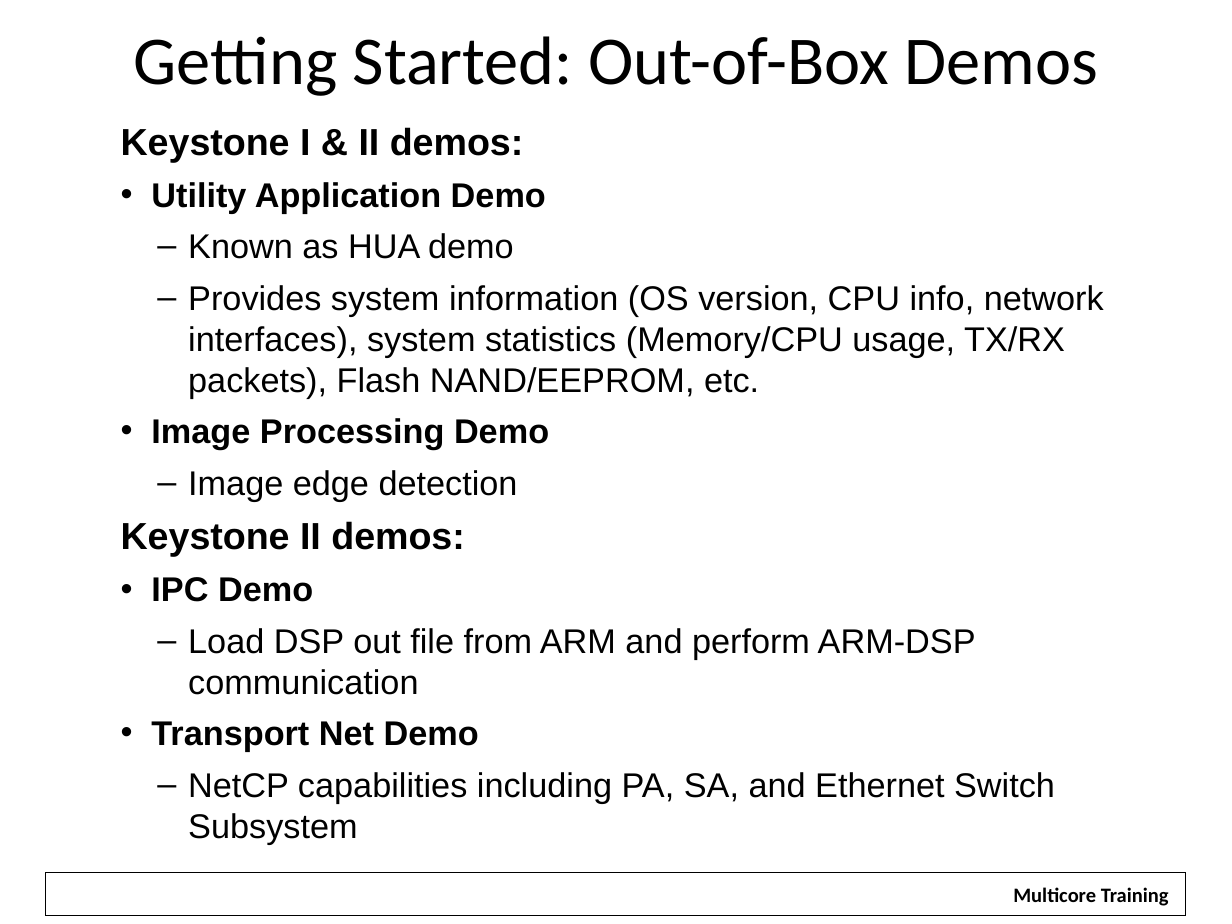
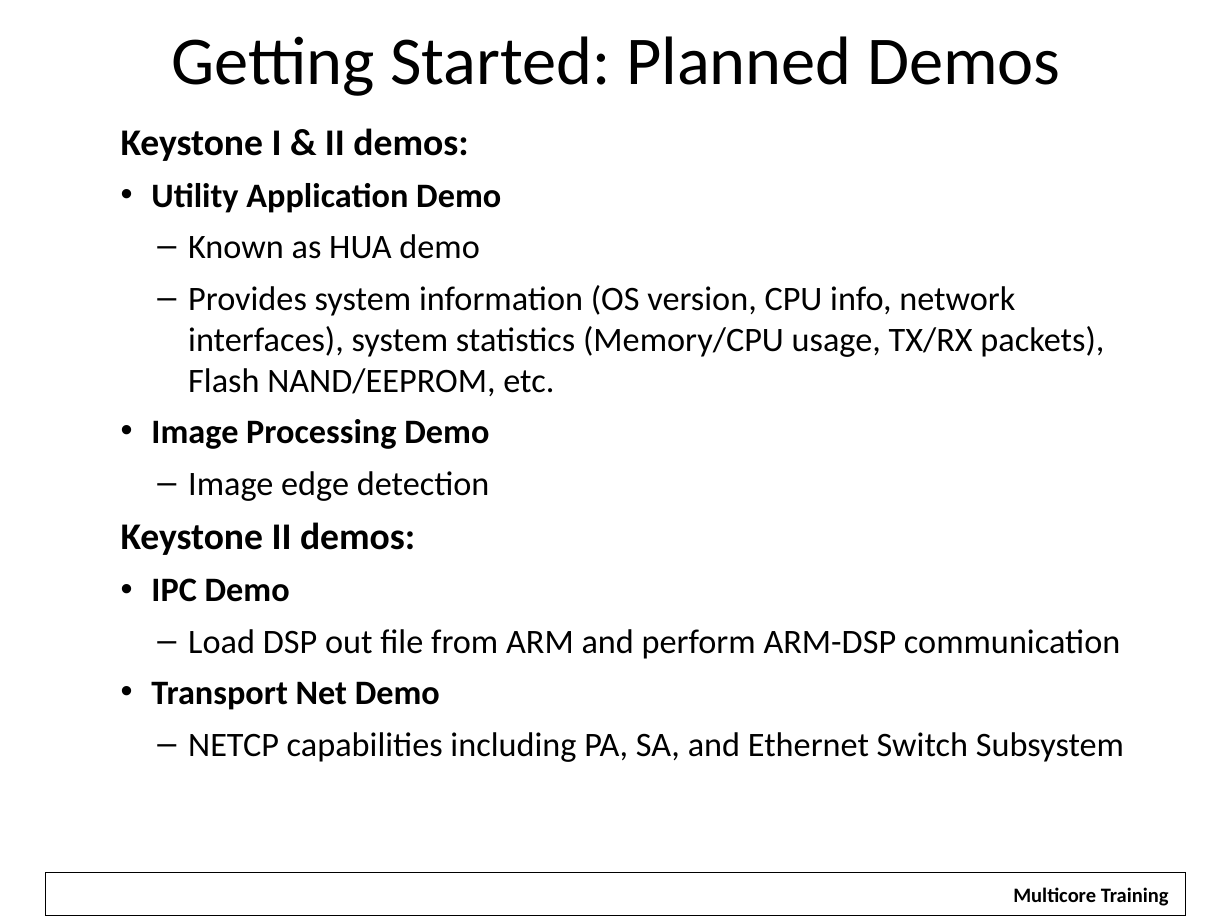
Before and after one commit to hari1989/keystone-workshop, a slide deck: slide 28 of slides/KeyStone Software.pptx (slide 50 before the commit). Drawn at 1232x924 pixels with LibreOffice and Linux fonts; fonts in the diff are those of the drawing; background and template pictures are left out. Boxes give left, top, right and bottom in pixels: in the first picture for what was removed or moved away, otherwise in the second. Text is boxed around its words. In the diff, an @@ line names an element or a change of style, - is before the commit and + after.

Commit message:
Edited "Getting Started" slides - RJH

```diff
--- a/slides/KeyStone Software.pptx
+++ b/slides/KeyStone Software.pptx
@@ text at box(171, 36, 1060, 96): text changed @@
-Getting Started: Out-of-Box Demos
+Getting Started: Planned Demos
@@ text at box(121, 128, 1120, 710): font Arial to Calibri in "Keystone I & II demos:", "Utility Application Demo", "Known as HUA demo", "Provides system information (OS version, CPU info, ..." and 6 more places @@
@@ text at box(188, 732, 1124, 762): text changed; font Arial to Calibri @@
-      – NetCP capabilities including PA, SA, and Ethernet Switch Subsystem
+      – NETCP capabilities including PA, SA, and Ethernet Switch Subsystem
```
Also in this commit, not shown: 12 other slides changed, 8 slides added, 39 slides removed.
